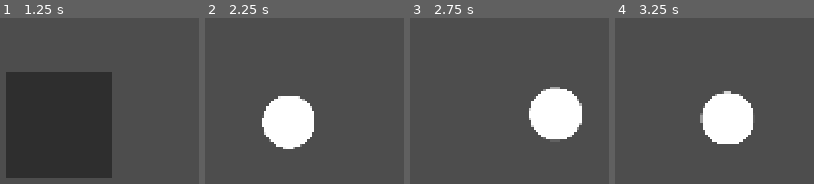
Above: before the commit, frames 1-4 (left to right).
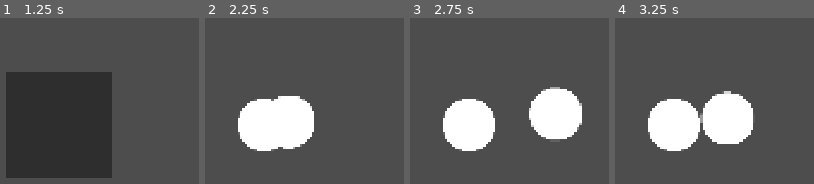
Above: after the commit, the same moments.

Repository: anzac9425/LoL-Like-Godot-4.7-2D
Game: Godot game, scene res://src/scenes/game_root/game_root.tscn
The game is run twice, just before and just after one commit, with the same random seed, the same clock (stepped at 60 frames per second) and the same inputs.
Inputs (mouse positions are in pixels of both pictures, inside the frame that each line leads up to):
- Up to frame 1 (1.25 s): click (59, 124) at 0.5 s
- Up to frame 2 (2.25 s): click (264, 124) at 1.25 s; tap Enter at 2 s; move the mouse to (outside the picture) at 2.02 s; press the mouse at (outside the picture) at 2.03 s
- Up to frame 3 (2.75 s): no input
- Up to frame 4 (3.25 s): move the mouse to (outside the picture) at 2.77 s; release the mouse at (outside the picture) at 2.78 s; click (outside the picture) at 2.85 s

Frame 1 is identical in both runs. In frame 2, 3.9% of the frame differs, in the area x 16-37%, y 48-81%; in frame 3, 6.8%, in the area x 16-43%, y 48-81%; in frame 4, 6.8%.
Error before the commit: Invalid call. Nonexistent function 'new' in base 'Nil'. (res://src/scenes/character_base/character_base.gd:35)

Commit message:
combat.gd

Diff:
--- a/src/core/paths.gd
+++ b/src/core/paths.gd
@@ -7,4 +7,4 @@
 const CHARACTER_BASE: String = "res://src/scenes/character_base/character_base.tscn"
 
 const CHARACTER_DATA_TEST1: String = "res://src/resources/characters/test1/test1_character_data.tres"
-const CHARACTER_DATA_TEST2: String = "res://src/resources/characters/test1/test2_character_data.tres"
+const CHARACTER_DATA_TEST2: String = "res://src/resources/characters/test2/test2_character_data.tres"
--- /dev/null
+++ b/src/core/systems/combat/barrier.gd
@@ -0,0 +1,5 @@
+extends RefCounted
+class_name Barrier
+
+var amount: float
+var remaining_duration: float
--- a/src/core/systems/combat/combat.gd
+++ b/src/core/systems/combat/combat.gd
@@ -1,7 +1,60 @@
 class_name Combat
 
 
-static func calculate_damage(damage_info: DamageInfo) -> float:
-	var damage: float
+static func apply_damage(damage_info: DamageInfo) -> void:
+	var damage_amount: Dictionary
+
+	var is_critical: bool = randf() < damage_info.attacker.total_statistics.critical_chance
+
+	for type in DamageType.Type.values():
+		damage_amount[type] = 0.0
 
 	for instance in damage_info.damage_instances:
+		var amount: float = instance.amount
+
+		if instance.allow_critical and is_critical:
+			amount *= damage_info.attacker.total_statistics.critical_damage_multiplier
+
+		match instance.damage_type:
+			DamageType.Type.PHYSICAL:
+				amount *= 100 / (100 + max(0.0, max(0.0, (1 - damage_info.attacker.total_statistics.armor_penetration_multiplier)) * damage_info.victim.total_statistics.armor - damage_info.attacker.total_statistics.armor_penetration_flat))
+
+			DamageType.Type.MAGIC:
+				amount *= 100 / (100 + max(0.0, max(0.0, (1 - damage_info.attacker.total_statistics.magic_penetration_multiplier)) * damage_info.victim.total_statistics.magic_resistance - damage_info.attacker.total_statistics.magic_penetration_flat))
+
+		if instance.allow_lifesteal:
+			pass ## apply lifesteal
+
+		damage_amount[instance.damage_type] += amount
+
+	for type in damage_amount:
+		var amount: float = damage_amount[type]
+
+		for barrier in damage_info.victim.barriers:
+			if amount <= 0.0:
+				break
+
+			var absorbed: float = min(barrier.amount, amount)
+
+			barrier.amount -= absorbed
+			amount -= absorbed
+
+		damage_info.victim.current_health -= amount
+
+
+static func apply_heal(target: CharacterBase, amount: float) -> void:
+	amount *= target.total_statistics.heal_shield_power_multiplier
+
+	target.current_health += amount
+
+	if target.current_health > target.total_statistics.health:
+		target.current_health = target.total_statistics.health
+
+
+static func apply_barrier(target: CharacterBase, amount: float, duration: float) -> void:
+	var barrier: Barrier = Barrier.new()
+
+	barrier.amount = amount
+	barrier.remaining_duration = duration
+
+	target.barriers.push_back(barrier)
--- a/src/core/systems/combat/damage_info.gd
+++ b/src/core/systems/combat/damage_info.gd
@@ -6,3 +6,33 @@
 var victim: CharacterBase
 
 var damage_instances: Array[DamageInstance]
+
+
+static func create(attacker_: CharacterBase, victim_: CharacterBase) -> DamageInfo:
+	var instance: DamageInfo = DamageInfo.new()
+
+	instance.attacker = attacker_
+	instance.victim = victim_
+
+	return instance
+
+
+func add_damage_instance(
+	damage_type: DamageType.Type,
+	source_type: SourceType.Type,
+	amount: float,
+	allow_critical: bool,
+	allow_lifesteal: bool
+	) -> DamageInstance:
+
+	var instance: DamageInstance = DamageInstance.new()
+
+	instance.damage_type = damage_type
+	instance.source_type = source_type
+	instance.amount = amount
+	instance.allow_critical = allow_critical
+	instance.allow_lifesteal = allow_lifesteal
+
+	damage_instances.append(instance)
+
+	return instance
--- a/src/core/systems/combat/damage_instance.gd
+++ b/src/core/systems/combat/damage_instance.gd
@@ -2,20 +2,29 @@
 class_name DamageInstance
 
 
-enum DamageType {
-	PHYSICAL,
-	MAGIC,
-	TRUE
-}
-
-enum SourceType {
-	UNKNOWN
-}
+var damage_type: DamageType.Type
+var source_type: SourceType.Type
 
 var amount: float
-var type: DamageType
 
 var allow_critical: bool
 var allow_lifesteal: bool
 
-var source: SourceType
+
+static func create(
+	damage_type_: DamageType.Type,
+	source_type_: SourceType.Type,
+	amount_: float,
+	allow_critical_: bool,
+	allow_lifesteal_: bool
+	) -> DamageInstance:
+
+	var instance: DamageInstance = DamageInstance.new()
+
+	instance.damage_type = damage_type_
+	instance.source_type = source_type_
+	instance.amount = amount_
+	instance.allow_critical = allow_critical_
+	instance.allow_lifesteal = allow_lifesteal_
+
+	return instance
--- /dev/null
+++ b/src/core/systems/combat/damage_type.gd
@@ -0,0 +1,8 @@
+class_name DamageType
+
+
+enum Type {
+	PHYSICAL,
+	MAGIC,
+	TRUE
+}
--- /dev/null
+++ b/src/core/systems/combat/source_type.gd
@@ -0,0 +1,6 @@
+class_name SourceType
+
+
+enum Type {
+	UNKNOWN
+}
--- a/src/resources/characters/test1/test1_character_data.tres
+++ b/src/resources/characters/test1/test1_character_data.tres
@@ -8,5 +8,5 @@
 script = ExtResource("1_h32tj")
 character_name = "test1"
 statistics = ExtResource("3_qp0j6")
-character_logic_path = ExtResource("1_xfegy")
+character_logic = ExtResource("1_xfegy")
 metadata/_custom_type_script = "uid://c5nrg3dfghsbm"
--- a/src/resources/characters/test1/test1_logic.gd
+++ b/src/resources/characters/test1/test1_logic.gd
@@ -1,5 +1,6 @@
+extends Node
 class_name test1
 
 
-static func auto_attack() -> void:
+func auto_attack() -> void:
 	pass
--- a/src/resources/characters/test1/test1_statistics.tres
+++ b/src/resources/characters/test1/test1_statistics.tres
@@ -4,5 +4,6 @@
 
 [resource]
 script = ExtResource("1_ns84b")
+health = 100.0
 move_speed = 300.0
 metadata/_custom_type_script = "uid://b8abtl1va6o4b"
--- a/src/resources/characters/test2/test2_character_data.tres
+++ b/src/resources/characters/test2/test2_character_data.tres
@@ -8,5 +8,5 @@
 script = ExtResource("1_nbm8a")
 character_name = "test2"
 statistics = ExtResource("3_u1uq4")
-character_logic_path = ExtResource("1_lnsae")
+character_logic = ExtResource("1_lnsae")
 metadata/_custom_type_script = "uid://c5nrg3dfghsbm"
--- a/src/resources/characters/test2/test2_logic.gd
+++ b/src/resources/characters/test2/test2_logic.gd
@@ -1,11 +1 @@
 extends Node
-
-
-# Called when the node enters the scene tree for the first time.
-func _ready() -> void:
-	pass # Replace with function body.
-
-
-# Called every frame. 'delta' is the elapsed time since the previous frame.
-func _process(delta: float) -> void:
-	pass
--- a/src/scenes/character_base/character_base.gd
+++ b/src/scenes/character_base/character_base.gd
@@ -13,6 +13,7 @@
 
 var current_health: float
 var current_mana: float
+var barriers: Array[Barrier]
 
 # var buffs: Array[Buff] = []
 # var items: Array[Item] = []
@@ -35,6 +36,10 @@
 	add_child(character_data.character_logic.new())
 
 
+func _process(delta: float) -> void:
+	queue_redraw()
+
+
 func _physics_process(delta: float) -> void:
 	if is_moving:
 		global_position = global_position.move_toward(target_position, total_statistics.move_speed * delta)
@@ -42,13 +47,54 @@
 		if global_position == target_position:
 			is_moving = false
 
+	update_barriers(delta)
+
+
+func update_barriers(delta: float) -> void:
+	for i in range(barriers.size() - 1, -1, -1):
+		var barrier: Barrier = barriers[i]
+
+		barrier.remaining_duration -= delta
+
+		if barrier.remaining_duration <= 0.0:
+			barriers.remove_at(i)
+
 
 func move_to(pos: Vector2) -> void:
 	target_position = pos
 	is_moving = true
 
+	var dmg: DamageInfo = DamageInfo.create(self, self)
+	dmg.add_damage_instance(DamageType.Type.PHYSICAL, SourceType.Type.UNKNOWN, 10.0, true, true)
+	Combat.apply_damage(dmg)
+
+
+func _draw() -> void:
+	var width: float = 48.0
+	var height: float = 4.0
+
+	var ratio: float = current_health / total_statistics.health
+
+	draw_rect(
+		Rect2(
+			Vector2(-24.0, -40.0),
+			Vector2(width, height)
+		),
+		Color.BLACK
+	)
+
+	draw_rect(
+		Rect2(
+			Vector2(-24.0, -40.0),
+			Vector2(width * ratio, height)
+		),
+		Color.RED
+	)
+
 
 func calculate_statistics() -> void:
+	var old_total_statistics_health: float = total_statistics.health
+
 	total_statistics.health = base_statistics.health + bonus_statistics.health
 
 	total_statistics.health_regeneration = base_statistics.health_regeneration + bonus_statistics.health_regeneration
@@ -97,7 +143,6 @@
 
 	total_statistics.heal_shield_power_multiplier = base_statistics.heal_shield_power_multiplier + bonus_statistics.heal_shield_power_multiplier
 
-
 	if bonus_statistics.attack_damage >= bonus_statistics.ability_power:
 		total_statistics.attack_damage += total_statistics.adaptive_force
 
@@ -105,3 +150,5 @@
 		total_statistics.ability_power += total_statistics.adaptive_force
 
 	total_statistics.attack_speed *= 1.0 + total_statistics.attack_speed_multiplier
+
+	current_health += max(0.0, total_statistics.health - old_total_statistics_health)
Not shown, added: src/core/systems/combat/barrier.gd.uid
Not shown, added: src/core/systems/combat/damage_type.gd.uid
Not shown, added: src/core/systems/combat/source_type.gd.uid
